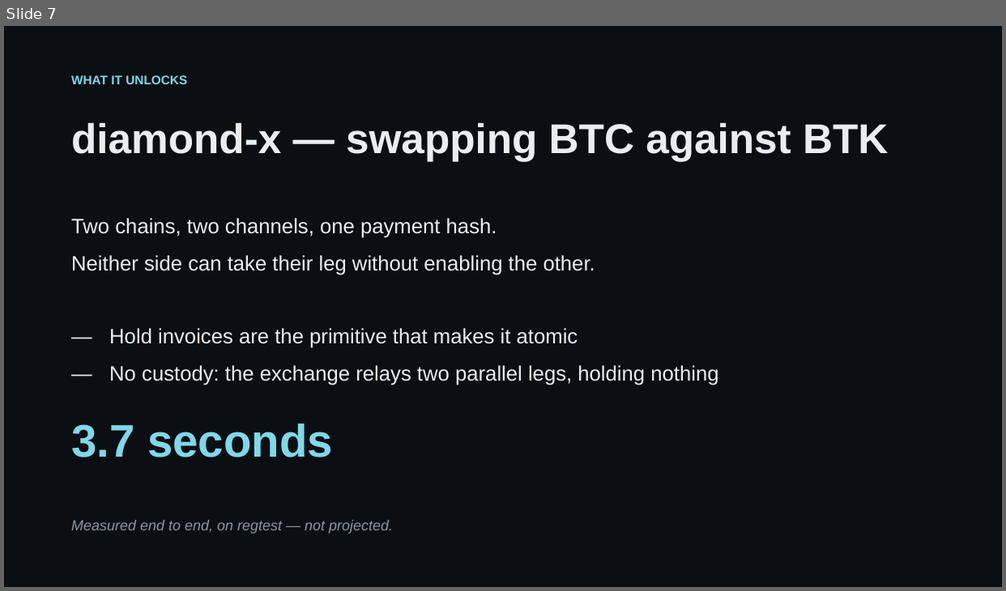
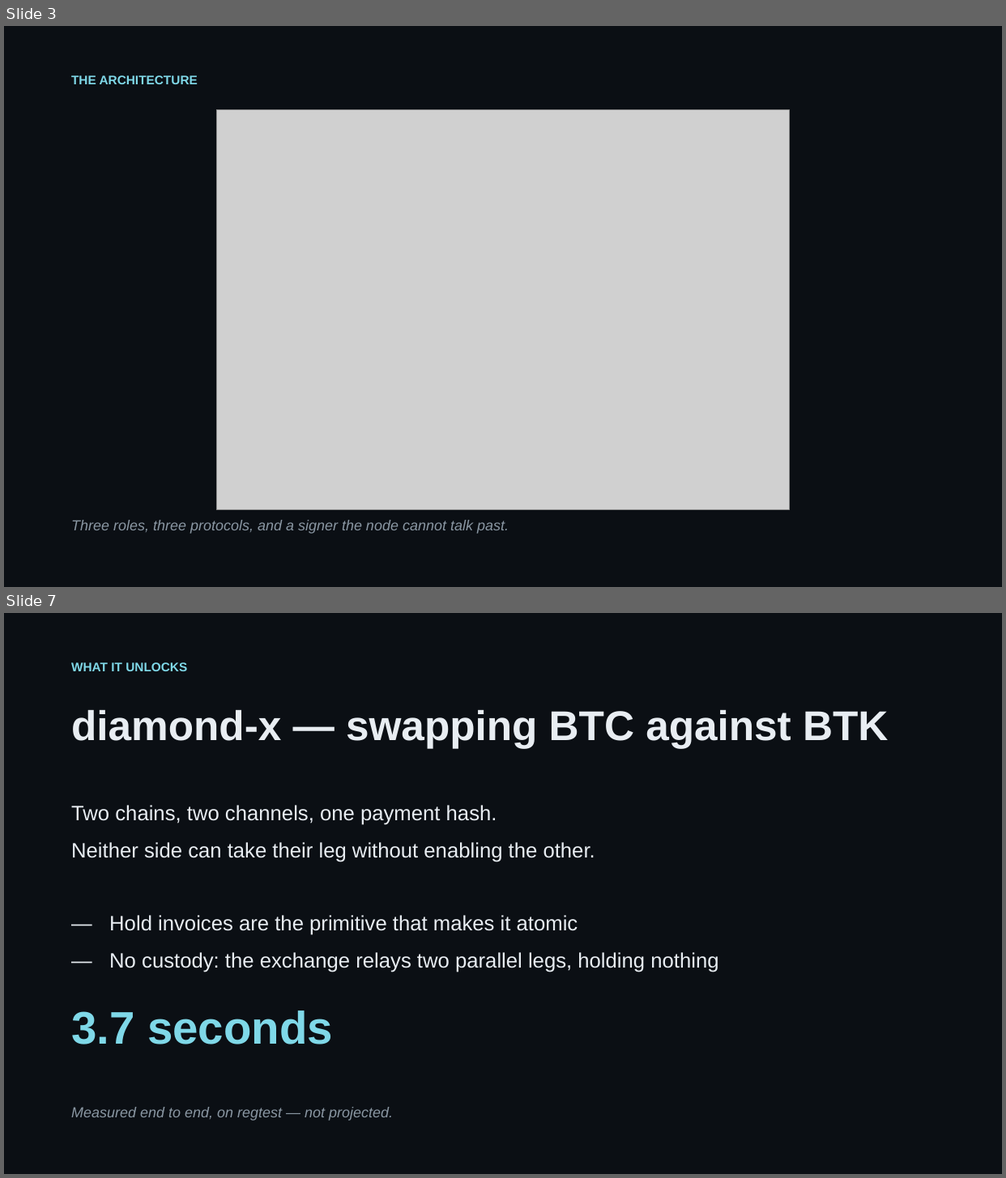
Before and after one commit to DarkWebDivingClub/dln-node, a slide deck: doc/diamond-lightning-node.pptx. Shown one above the other, each under a label of ours: slide 7 before the commit, slides 3 and 7 after it; the slides between them are not shown. The pictures are 1006x591 and 1006x1178 pixels, drawn with LibreOffice and Linux fonts; fonts in the diff are those of the drawing; grey boxes stand for pictures. Boxes give left, top, right and bottom in pixels: in the first picture for what was removed or moved away, otherwise in the second. Text is boxed around its words. In the diff, an @@ line names an element or a change of style, - is before the commit and + after.

Commit message:
Rebuild the deck around the three roles and three protocols
The README's framing is better than the one the deck was built on, so
the deck follows it: Owner, User and Controller as separate roles, and
NWC, NCC and NSC as separate protocols over one transport.

Adds the architecture diagram as its own slide, inverted for the dark
theme — the enclave box comes out in the accent colour, which is a
happy accident.

The point that carries the whole argument is now stated as its own
slide: a user or controller cannot make the signer approve an operation
outside the Owner's policy merely by controlling dln-node.

```diff
--- a/doc/diamond-lightning-node.pptx
+++ b/doc/diamond-lightning-node.pptx
@@ slide 3 added at (4,26,1002,587), background #FFFFFF @@
@@ rectangle added at (4,26,1002,587), fill #0B0F14 @@
@@ text added at (71,75,198,84), 12 pt, text #7FD8E8, bold @@
+THE ARCHITECTURE
@@ picture added at (216,110,790,510) @@
@@ text added at (71,520,509,534), 14 pt, text #8A97A3, italic @@
+Three roles, three protocols, and a signer the node cannot talk past.
```
Also in this commit, not shown: 4 slides changed, 1 other slide added, 2 slides removed.
